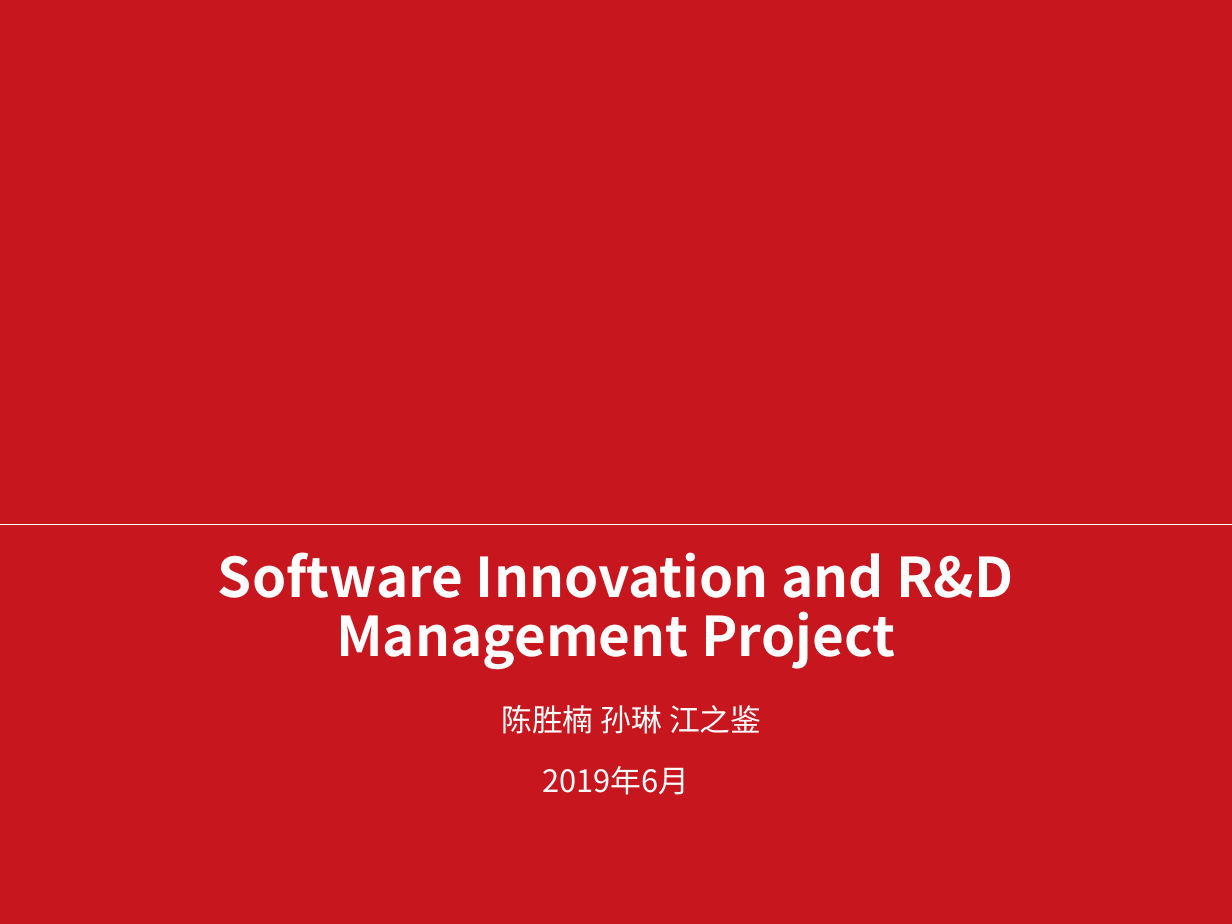
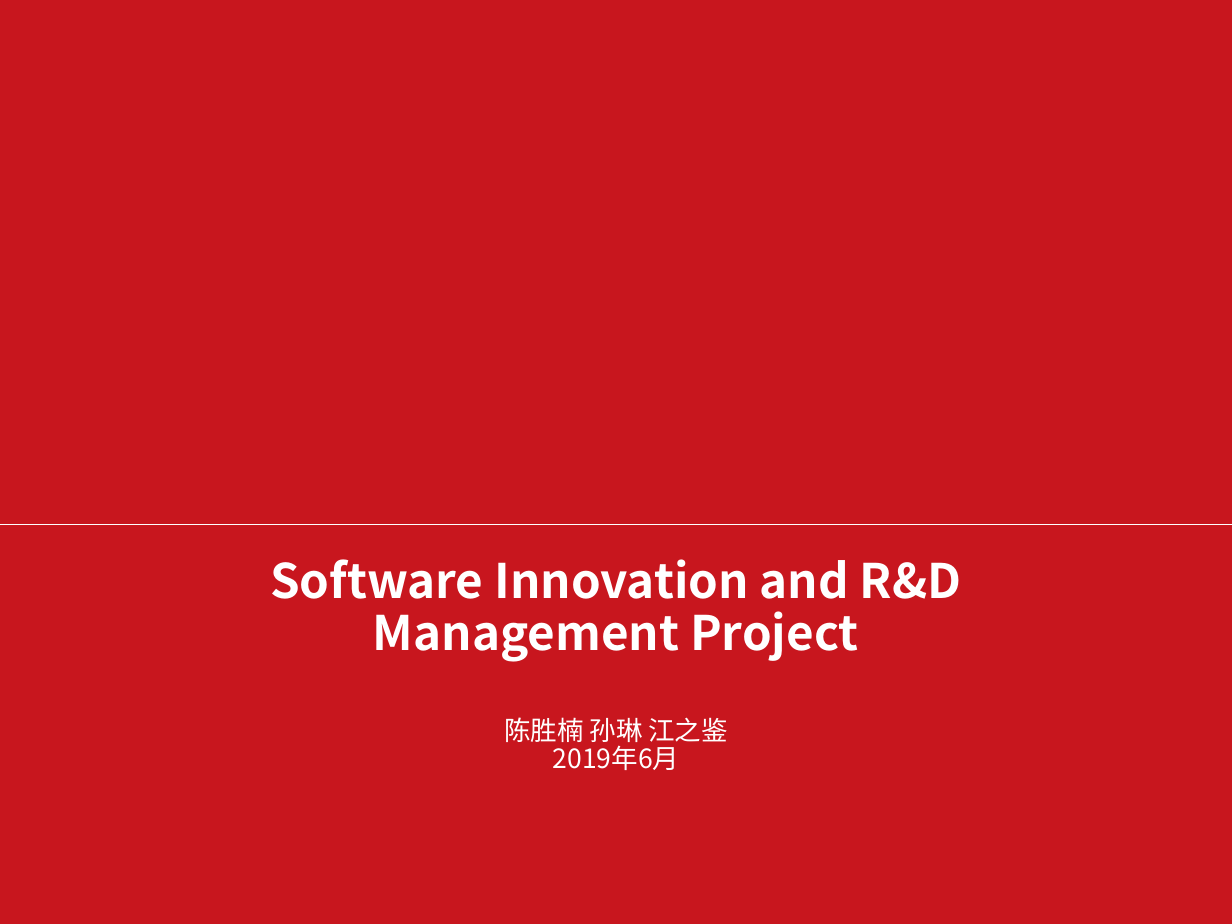
Before and after one commit to 962372515csn/e-school, a slide deck: slide 1 of ppt/软件创新.pptx. Drawn at 1232x924 pixels with LibreOffice and Linux fonts; fonts in the diff are those of the drawing; background and template pictures are left out. Boxes give left, top, right and bottom in pixels: in the first picture for what was removed or moved away, otherwise in the second. Text is boxed around its words. In the diff, an @@ line names an element or a change of style, - is before the commit and + after.

```diff
--- a/ppt/软件创新.pptx
+++ b/ppt/软件创新.pptx
@@ title "Software Innovation and R&D Management ..." at box(270, 559, 962, 662): size 32 to 27.8 pt @@
@@ text "陈胜楠 孙琳 江之鉴" at box(504, 717, 728, 770): size 18 to 15.5 pt; bullet ▪ to none; line spacing 1.2 to 0.9; less space between paragraphs @@
```
Also in this commit, not shown: 2 other slides changed, 7 slides added, 3 slides removed, 2 other files.
